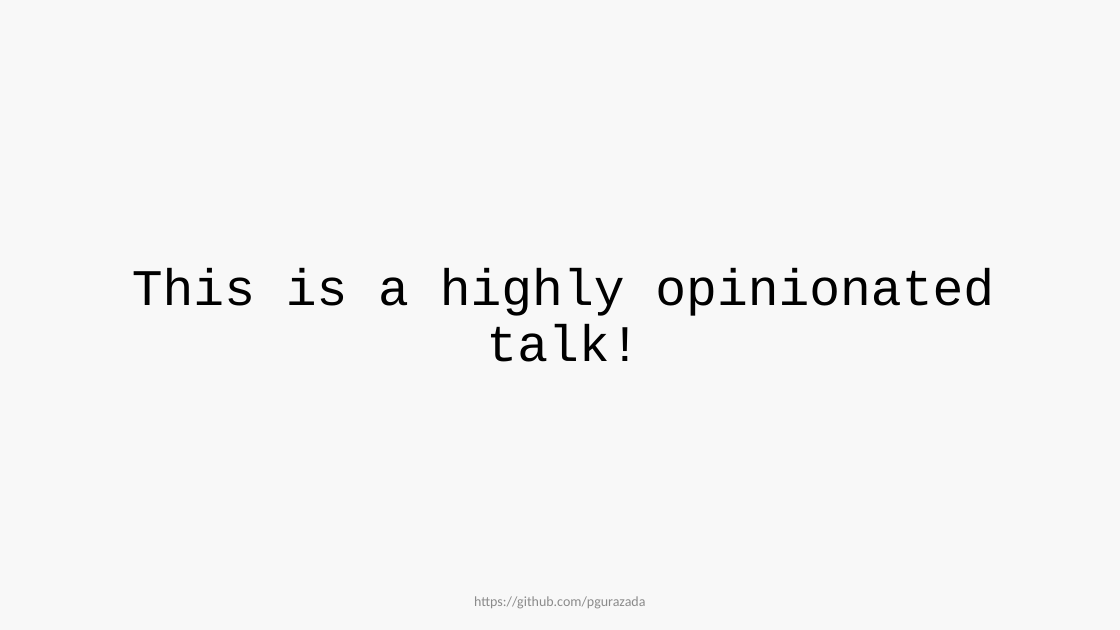
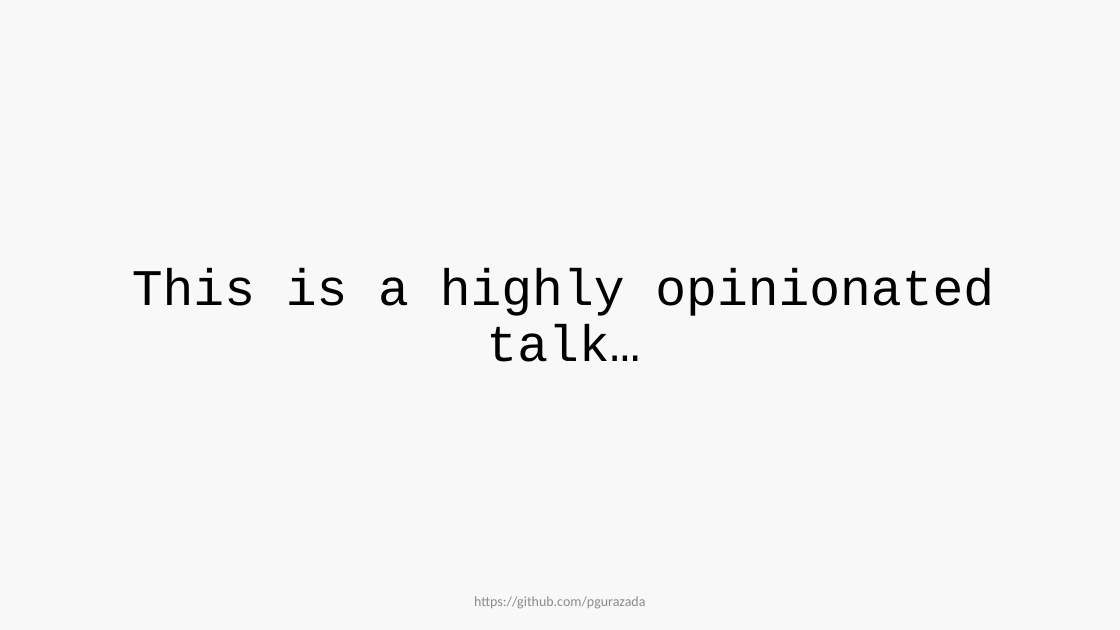
Before and after one commit to pgurazada/Talks, a slide deck: slide 4 of Rcpp/Rcpp.pptx. Drawn at 1120x630 pixels with LibreOffice and Linux fonts; fonts in the diff are those of the drawing. Boxes give left, top, right and bottom in pixels: in the first picture for what was removed or moved away, otherwise in the second. Text is boxed around its words. In the diff, an @@ line names an element or a change of style, - is before the commit and + after.

```diff
--- a/Rcpp/Rcpp.pptx
+++ b/Rcpp/Rcpp.pptx
@@ title at <box>132,268,994,362</box>: text changed @@
-This is a highly opinionated talk!
+This is a highly opinionated talk…
```
Also in this commit, not shown: 2 other slides changed, 1 slide added, 3 other files.
